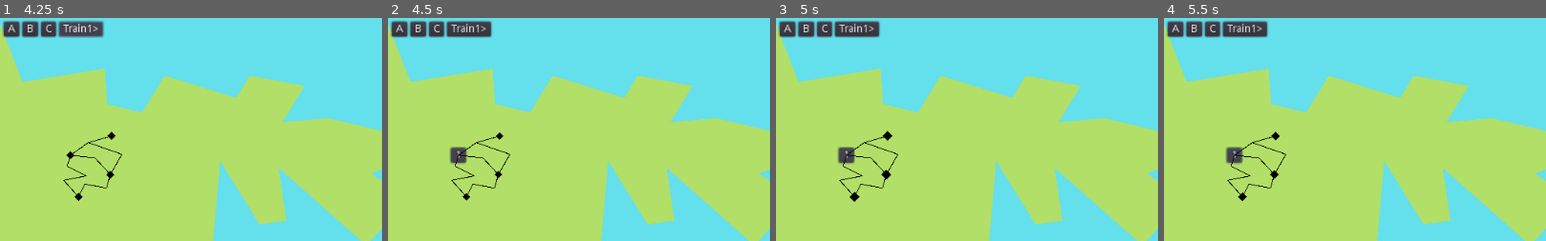
Above: before the commit, frames 1-4 (left to right).
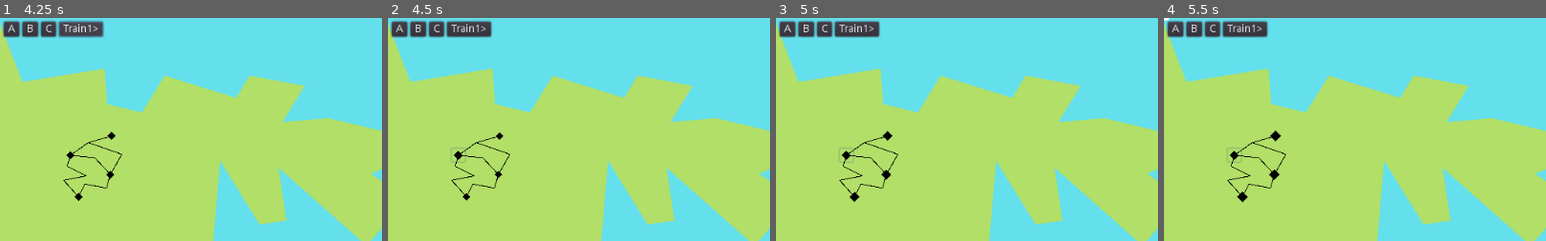
Above: after the commit, the same moments.

Repository: LeBoku/supply-chained
Game: Godot game, scene res://Game.tscn
The game is run twice, just before and just after one commit, with the same random seed, the same clock (stepped at 60 frames per second) and the same inputs.
Inputs (mouse positions are % of the whole screen's width and height, from its top left):
- Up to frame 1 (4.25 s): click (9, 31) at 0.52 s; click "A" at 1.25 s; click "B" at 2 s; click "C" at 2.75 s; click "Train1>" at 3.5 s
- Up to frame 2 (4.5 s): click (9, 31) at 4.27 s
- Up to frame 3 (5 s): no input
- Up to frame 4 (5.5 s): click (9, 31) at 5 s, where only the run before the commit has a clickable "1"
The pictures show only the part of the screen within x 0-50%, y 0-50%; the shares and areas given below are measured in that part.

Frame 1 is identical in both runs. In frame 2, 0.3% of the frame differs, in the area x 16-21%, y 57-66%; in frame 3, 0.3%; in frame 4, 0.5%, in the area x 0-31%, y 0-83%.
Error after the commit: Invalid get index 'curve' (on base: 'Nil'). (res://router/Route.gd:30)

Commit message:
General improvements

Diff:
--- a/supply-chained/project.godot
+++ b/supply-chained/project.godot
@@ -14,6 +14,11 @@
 "language": "GDScript",
 "path": "res://carriers/Carrier.gd"
 }, {
+"base": "Resource",
+"class": "Recipie",
+"language": "GDScript",
+"path": "res://Production/Recipie.gd"
+}, {
 "base": "Position2D",
 "class": "Station",
 "language": "GDScript",
@@ -21,6 +26,7 @@
 } ]
 _global_script_class_icons={
 "Carrier": "",
+"Recipie": "",
 "Station": ""
 }
 
--- a/supply-chained/route-builder/RouteBuilder.gd
+++ b/supply-chained/route-builder/RouteBuilder.gd
@@ -2,20 +2,22 @@
 
 const Route = preload("res://router/Route.tscn");
 
-var steps = [];
-var pickups = {};
+var active = false
+var steps = []
+var pickups = {}
 var current_pickup = get_empty_pickup()
 
 func build_route(carrier, map):
 	enable_stations(true)
 	var station = null
+	active = true
 	steps = []
 	pickups = {}
 
 	while len(steps) == 0 or station != steps[0]:
 		if station != null:
 			steps.append(station)
-			station.show_pickup_panel()
+			station.set_focused(true)
 			current_pickup = get_empty_pickup()
 			enable_stations(true, station.get_connected_stations())
 
@@ -24,20 +26,24 @@
 		enable_stations(false)
 
 	carrier.visible = true
+	active = false
 	return Route.instance().init(steps, carrier, pickups)
 
-func add_pickup_point(id: String):
-	current_pickup["point"] = id
+func add_pickup_point(index: int):
+	current_pickup["point"] = index
 	add_pickup_if_complete()
 
 func add_cargo_index(index: int):
 	current_pickup["cargo"] = index
 	add_pickup_if_complete()
 
-func enable_stations(enabled:bool, stations=get_tree().get_nodes_in_group('Station')):
+func enable_stations(enabled: bool, stations=get_tree().get_nodes_in_group('Station')):
 	for s in stations:
 		var station := s as Station
 		station.set_enabled(enabled)
+
+		if not enabled:
+			station.set_focused(false)
 
 func add_pickup_if_complete():
 	if current_pickup["point"] != null and current_pickup["cargo"]!=null:
--- /dev/null
+++ b/supply-chained/station/Hud.gd
@@ -0,0 +1,31 @@
+extends GridContainer
+
+const Util = preload("res://util/Util.gd")
+
+var disabled = true
+
+func ready():
+	set_enabled(false)
+
+func set_enabled(state: bool):
+	disabled = !state
+	for button in get_children():
+		set_button_state(button)
+
+func render(contents):
+	Util.remove_children(self)
+	columns = round(sqrt(len(contents)))
+
+	for i in range(len(contents)):
+		var content = contents[i]
+		var button = Button.new()
+
+		set_button_state(button)
+		button.text = content if content != null else ' '
+		add_child(button)
+
+		button.connect("pressed", get_node('/root/RouteBuilder'), "add_pickup_point", [i])
+
+func set_button_state(button: Button):
+		button.disabled = disabled
+		button.mouse_filter = MOUSE_FILTER_IGNORE if disabled else MOUSE_FILTER_PASS
--- a/supply-chained/station/Station.gd
+++ b/supply-chained/station/Station.gd
@@ -4,35 +4,39 @@
 const Util = preload("res://util/Util.gd")
 
 signal selected(Station)
+signal pickups_changed
 
-export var available_resources = PoolStringArray()
-export var pickup_station_count = 2
+export var pickup_contents = []
+var out_connections = []
 
-var pickup_contents = {}
-var out_connections = []
+onready var route_builder = get_node('/root/RouteBuilder')
 
 func _ready():
 	$Visual/Tween.interpolate_property($Visual, "scale:x", 0.2, 0.3, .3)
 	$Visual/Tween.interpolate_property($Visual, "scale:y", 0.2, 0.3, .3)
 
-	set_pickup_stations(pickup_station_count)
+	$PickupPoints.render(pickup_contents)
 
 func set_enabled(enabled):
-	$Button.disabled = !enabled
 	$Visual/Tween.set_active(enabled)
 
-	if !enabled:
-		$PickupPoints.visible = false
+func set_focused(state: bool):
+	if len(pickup_contents) == 1:
+		$"/root/RouteBuilder".add_pickup_point(0)
+	else:
+		$PickupPoints.set_enabled(state)
 
-func pickup(id: String):
+func has_space(index:int):
+	return pickup_contents[index] == null
+
+func pickup(index: int):
 	yield(get_tree().create_timer(2), "timeout")
-	return pickup_contents[id]
+	return pickup_contents[index]
 
-func dropoff(id: String, content):
-	pickup_contents[id] = content
-
-func show_pickup_panel():
-	$PickupPoints.visible = true
+func dropoff(index: int, content):
+	pickup_contents[index] = content
+	$PickupPoints.render(pickup_contents)
+	emit_signal("pickups_changed")
 
 func get_connected_stations():
 	var stations = []
@@ -49,22 +53,5 @@
 func _on_pressed():
 	emit_signal("selected", self)
 
-func set_pickup_stations(count: int):
-	Util.remove_children($PickupPoints)
-	$PickupPoints.columns = round(sqrt(count))
-
-	for i in range(count):
-		var button = Button.new()
-		var id = str(i + 1)
-		button.text = id
-
-		$PickupPoints.add_child(button)
-
-		if not pickup_contents.has(id):
-			pickup_contents[id] = null
-
-		button.connect("pressed", get_node('/root/RouteBuilder'), "add_pickup_point", [id])
-
-func _on_PeopleProduction_resources_produced(target, resource):
+func _on_resources_produced(target, resource):
 	dropoff(target, resource)
-	print(target + resource)
--- a/supply-chained/station/Station.tscn
+++ b/supply-chained/station/Station.tscn
@@ -1,23 +1,13 @@
-[gd_scene load_steps=3 format=2]
+[gd_scene load_steps=4 format=2]
 
 [ext_resource path="res://station/Station.gd" type="Script" id=1]
 [ext_resource path="res://img/resource.png" type="Texture" id=2]
+[ext_resource path="res://station/Hud.gd" type="Script" id=3]
 
 [node name="Station" type="Position2D" groups=[
 "Station",
 ]]
 script = ExtResource( 1 )
-
-[node name="Button" type="Button" parent="."]
-margin_left = -10.0
-margin_top = -10.0
-margin_right = 10.0
-margin_bottom = 10.0
-disabled = true
-flat = true
-__meta__ = {
-"_edit_use_anchors_": false
-}
 
 [node name="Visual" type="Sprite" parent="."]
 light_mask = -2147483647
@@ -28,10 +18,25 @@
 repeat = true
 playback/repeat = true
 
+[node name="Button" type="Button" parent="."]
+margin_left = -10.0
+margin_top = -10.0
+margin_right = 10.0
+margin_bottom = 10.0
+flat = true
+__meta__ = {
+"_edit_use_anchors_": false
+}
+
 [node name="PickupPoints" type="GridContainer" parent="."]
-visible = false
+show_behind_parent = true
 grow_horizontal = 2
 grow_vertical = 2
+mouse_filter = 2
+custom_constants/vseparation = 10
+custom_constants/hseparation = 10
+columns = 2
+script = ExtResource( 3 )
 __meta__ = {
 "_edit_use_anchors_": false
 }
--- a/supply-chained/todo.tres
+++ /dev/null
@@ -1,2 +0,0 @@
-display station contents
-add production sites
--- a/supply-chained/util/Util.gd
+++ b/supply-chained/util/Util.gd
@@ -3,4 +3,4 @@
 			node.remove_child(child)
 
 static func propagate_signal(node: Node, signal_name: String, to_node:Node, to_signal_name:String, arguments:Array=[]):
-	node.connect(signal_name, to_node, "emit_signal", [to_signal_name]+ arguments)
+	node.connect(signal_name, to_node, "emit_signal", [to_signal_name] + arguments)
